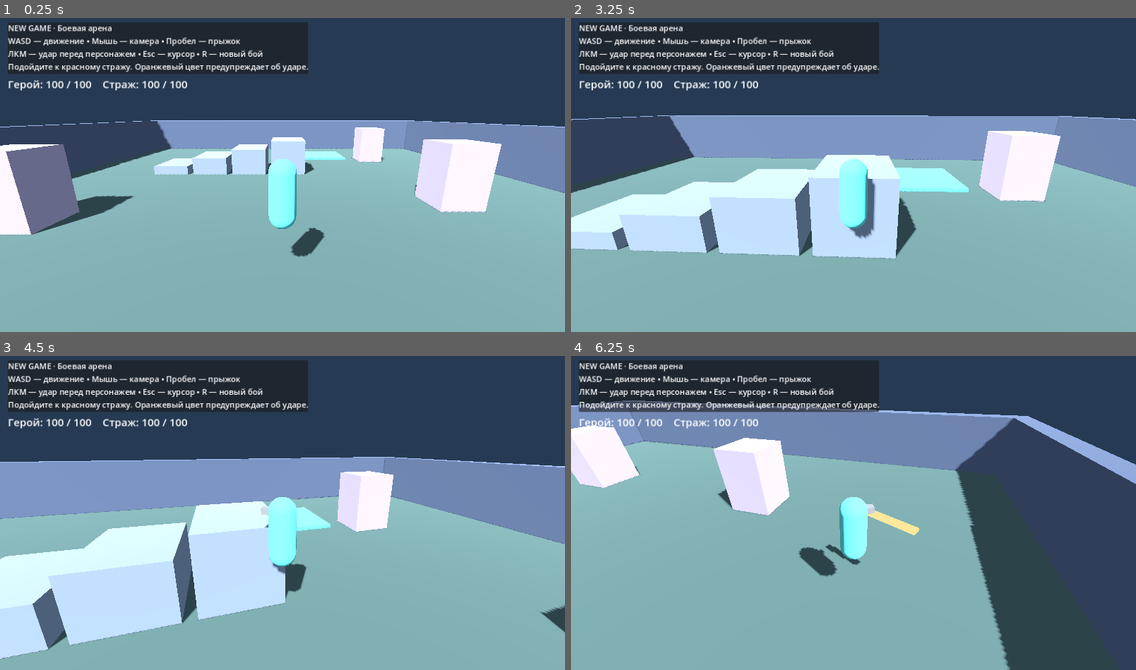
Above: before the commit, frames 1-4 (two rows, left to right).
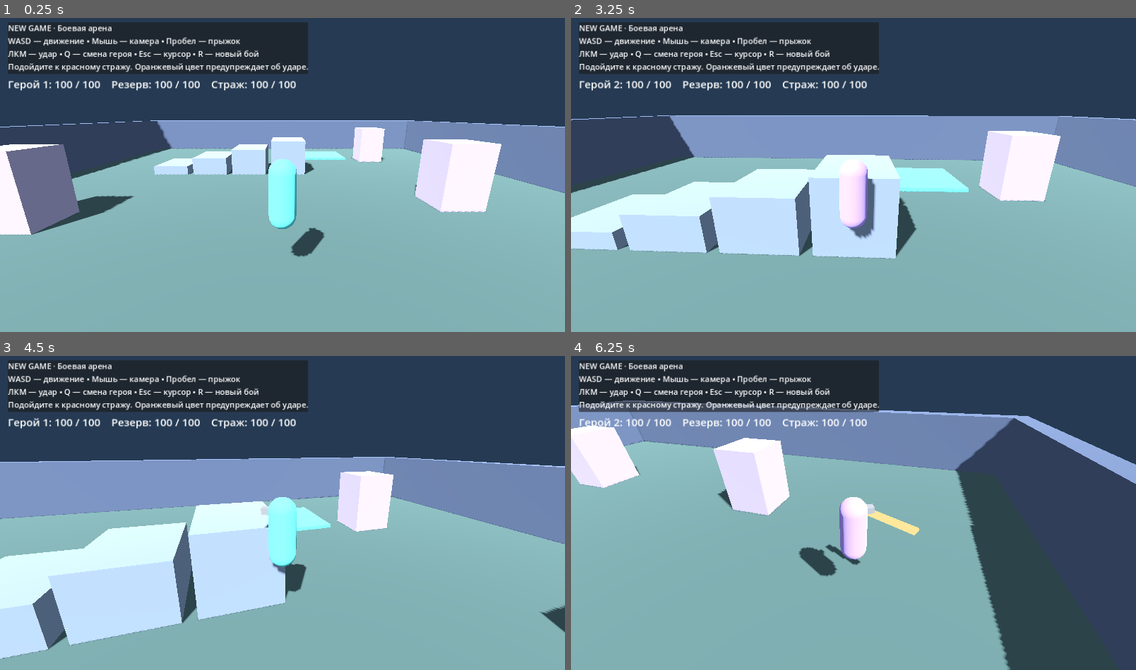
Above: after the commit, the same moments.

Repository: Yola1147/New-game
Game: Godot game, scene res://scenes/main.tscn
The game is run twice, just before and just after one commit, with the same random seed, the same clock (stepped at 60 frames per second) and the same inputs.
Inputs (mouse positions are in pixels of both pictures, inside the frame that each line leads up to):
- Up to frame 1 (0.25 s): no input
- Up to frame 2 (3.25 s): move the mouse to (881, 171) at 0.52 s; press the mouse at (881, 171) at 0.53 s; hold W (move_forward) from 0.53 s (still down); tap Space (jump) at 0.77, 1.07, 1.52, 1.55, 1.82, 2.1, 3.02 s; tap Q (switch_character, bound only after the commit) at 0.8, 1.35, 3.05 s; move the mouse to (825, 175) at 1.27 s; release the mouse at (825, 175) at 1.28 s; click (825, 175) at 1.42 s; move the mouse to (864, 168) at 2.02 s; press the mouse at (864, 168) at 2.03 s; move the mouse to (847, 178) at 2.77 s; release the mouse at (847, 178) at 2.78 s; click (847, 178) at 2.85 s
- Up to frame 3 (4.5 s): tap Space (jump) at 3.32, 3.77, 3.8, 4.07 s; move the mouse to (322, 516) at 3.52 s; hold Q (switch_character, bound only after the commit) 3.53-4.28 s; click (322, 516) at 3.67 s; tap Escape (release_mouse) at 4.15 s; move the mouse to (113, 462) at 4.27 s; release W (move_forward) at 4.28 s; hold A (move_left) from 4.28 s (still down); click (113, 462) at 4.35 s
- Up to frame 4 (6.25 s): tap Space (jump) at 4.52, 4.82, 5.85, 6.02 s; tap R (reset) at 4.9 s; move the mouse to (859, 509) at 5.02 s; release A (move_left) at 5.03 s; hold W (move_forward) 5.03-5.78 s; hold Q (switch_character, bound only after the commit) 5.03-5.78 s; click (859, 509) at 5.17 s; move the mouse to (830, 503) at 5.77 s; hold D (move_right) from 5.78 s (still down); click (830, 503) at 5.92 s

The runs differ from the first frame. In frame 1, 1.1% of the frame differs, in the area x 7-53%, y 10-24%; in frame 2, 2.1%, in the area x 7-53%, y 10-67%; in frame 3, 1.1%; in frame 4, 1.9%.

Commit message:
Add two-character switching with independent combat state

Diff:
--- a/scripts/main.gd
+++ b/scripts/main.gd
@@ -49,7 +49,7 @@
 	panel.position = Vector2(18, 18)
 	hud.add_child(panel)
 	var label := Label.new()
-	label.text = "NEW GAME · Боевая арена\nWASD — движение • Мышь — камера • Пробел — прыжок\nЛКМ — удар перед персонажем • Esc — курсор • R — новый бой\nПодойдите к красному стражу. Оранжевый цвет предупреждает об ударе."
+	label.text = "NEW GAME · Боевая арена\nWASD — движение • Мышь — камера • Пробел — прыжок\nЛКМ — удар • Q — смена героя • Esc — курсор • R — новый бой\nПодойдите к красному стражу. Оранжевый цвет предупреждает об ударе."
 	label.add_theme_font_size_override("font_size", 18)
 	panel.add_child(label)
 	status = Label.new()
@@ -64,7 +64,7 @@
 		var click := InputEventMouseButton.new()
 		click.button_index = MOUSE_BUTTON_LEFT
 		InputMap.action_add_event("attack", click)
-	var bindings := {"move_forward": KEY_W, "move_back": KEY_S, "move_left": KEY_A, "move_right": KEY_D, "jump": KEY_SPACE, "release_mouse": KEY_ESCAPE, "reset": KEY_R}
+	var bindings := {"move_forward": KEY_W, "move_back": KEY_S, "move_left": KEY_A, "move_right": KEY_D, "jump": KEY_SPACE, "release_mouse": KEY_ESCAPE, "reset": KEY_R, "switch_character": KEY_Q}
 	for action: String in bindings:
 		if not InputMap.has_action(action):
 			InputMap.add_action(action)
@@ -84,9 +84,11 @@
 func update_status() -> void:
 	if not is_instance_valid(status):
 		return
-	status.text = "Герой: %d / 100    Страж: %d / 100" % [player.health, enemy.health]
-	if player.health <= 0:
+	status.text = "Герой %d: %d / 100    Резерв: %d / 100    Страж: %d / 100" % [player.active_character + 1, player.health, player.reserve_health, enemy.health]
+	if player.party_defeated():
 		status.text += "\nПоражение. R — повторить бой"
+	elif player.health <= 0:
+		status.text += "\nГерой погиб. Q — выбрать живого героя; R — новый бой"
 	elif enemy.health <= 0:
 		status.text += "\nПобеда! R — повторить бой"
 
--- a/scripts/player.gd
+++ b/scripts/player.gd
@@ -10,6 +10,7 @@
 var health := MAX_HEALTH
 var attack_time := 0.0
 var attack_hit := false
+var attack_cancelled := false
 var invulnerability := 0.0
 var slash: MeshInstance3D
 var pivot: Node3D
@@ -17,6 +18,36 @@
 var visual: Node3D
 var spawn_position := Vector3(0, 2, 8)
 var input_enabled := true
+# Prototype party: one shared body/camera, two independent combat records.
+var active_character := 0
+var reserve_health := MAX_HEALTH
+var reserve_cooldown := 0.0
+var reserve_invulnerability := 0.0
+var body_material: StandardMaterial3D
+
+func switch_character() -> bool:
+	if reserve_health <= 0:
+		return false
+	var previous_health := health
+	var previous_cooldown := attack_time
+	var previous_invulnerability := invulnerability
+	health = reserve_health
+	attack_time = reserve_cooldown
+	invulnerability = reserve_invulnerability
+	reserve_health = previous_health
+	reserve_cooldown = previous_cooldown
+	reserve_invulnerability = previous_invulnerability
+	active_character = 1 - active_character
+	# Cancel the outgoing hit; its recovery continues while in reserve.
+	attack_hit = true
+	attack_cancelled = true
+	slash.visible = false
+	body_material.albedo_color = Color("67d9cf") if active_character == 0 else Color("b99aea")
+	health_changed.emit()
+	return true
+
+func party_defeated() -> bool:
+	return health <= 0 and reserve_health <= 0
 
 func _ready() -> void:
 	collision_layer = 2
@@ -37,6 +68,7 @@
 	mesh.position.y = 0.9
 	var material := StandardMaterial3D.new()
 	material.albedo_color = Color("67d9cf")
+	body_material = material
 	mesh.material_override = material
 	visual.add_child(mesh)
 	var marker := MeshInstance3D.new()
@@ -84,11 +116,15 @@
 			return
 	if event.is_action_pressed("attack") and Input.mouse_mode == Input.MOUSE_MODE_CAPTURED:
 		start_attack()
+	if event.is_action_pressed("switch_character") and not event.is_echo():
+		switch_character()
 	if event is InputEventMouseMotion and Input.mouse_mode == Input.MOUSE_MODE_CAPTURED:
 		pivot.rotation.y -= event.relative.x * 0.003
 		spring.rotation.x = clampf(spring.rotation.x - event.relative.y * 0.003, -1.15, 0.65)
 
 func _physics_process(delta: float) -> void:
+	reserve_cooldown = maxf(0.0, reserve_cooldown - delta)
+	reserve_invulnerability = maxf(0.0, reserve_invulnerability - delta)
 	invulnerability = maxf(0.0, invulnerability - delta)
 	if health <= 0:
 		return
@@ -98,7 +134,7 @@
 		if attack_time <= 0.30 and not attack_hit:
 			attack_hit = true
 			resolve_attack()
-		slash.visible = attack_time > 0.16
+		slash.visible = attack_time > 0.16 and not attack_cancelled
 	var input_axis := Input.get_vector("move_left", "move_right", "move_forward", "move_back") if input_enabled else Vector2.ZERO
 	var direction := pivot.global_basis * Vector3(input_axis.x, 0, input_axis.y)
 	direction.y = 0
@@ -124,6 +160,7 @@
 		return false
 	attack_time = 0.5
 	attack_hit = false
+	attack_cancelled = false
 	return true
 
 func resolve_attack() -> void:
@@ -151,8 +188,15 @@
 		defeated.emit()
 
 func reset_combat() -> void:
+	active_character = 0
+	reserve_health = MAX_HEALTH
+	reserve_cooldown = 0
+	reserve_invulnerability = 0
+	body_material.albedo_color = Color("67d9cf")
 	health = MAX_HEALTH
 	attack_time = 0
+	attack_hit = false
+	attack_cancelled = false
 	invulnerability = 0
 	slash.visible = false
 	respawn()
--- /dev/null
+++ b/tests/party.gd
@@ -0,0 +1,92 @@
+extends SceneTree
+
+var failures := 0
+
+func _initialize() -> void:
+	call_deferred("run")
+
+func check(condition: bool, message: String) -> void:
+	if not condition:
+		failures += 1
+		push_error(message)
+
+func frames(count: int) -> void:
+	for i in range(count):
+		await physics_frame
+
+func run() -> void:
+	var arena = load("res://scenes/main.tscn").instantiate()
+	root.add_child(arena)
+	var player = arena.player
+	var enemy = arena.enemy
+	player.input_enabled = false
+	enemy.set_physics_process(false)
+	await frames(90)
+	player.position = Vector3(0, 0, 5)
+	enemy.position = Vector3(0, 0, 3.3)
+	player.take_damage(20)
+	player.start_attack()
+	var at: Vector3 = player.position
+	var facing: float = player.visual.rotation.y
+	var camera: float = player.pivot.rotation.y
+	check(player.switch_character(), "Living reserve must be selectable")
+	check(player.health == 100 and player.reserve_health == 80, "Health must be independent")
+	check(player.position == at and player.visual.rotation.y == facing and player.pivot.rotation.y == camera, "Switch must preserve body and camera")
+	check(player.start_attack(), "Second hero has an independent cooldown")
+	check(player.switch_character(), "Switch back must succeed")
+	check(player.health == 80 and not player.start_attack(), "Switch must not heal or reset cooldown")
+	check(player.invulnerability > 0, "Own invulnerability must be preserved")
+	await frames(40)
+	check(enemy.health == 100, "Cancelled delayed hits must never resolve")
+	check(player.reserve_cooldown == 0 and player.attack_time == 0, "Both cooldowns must elapse")
+	check(player.start_attack(), "Attack must recover after switching")
+	await frames(20)
+	check(enemy.health == 75, "Recovered hero must hit exactly once")
+	player.switch_character()
+	player.switch_character()
+	await frames(20)
+	check(enemy.health == 75, "Switch after a hit must not duplicate damage")
+	player.invulnerability = 0
+	player.take_damage(100)
+	check(not player.party_defeated() and not player.start_attack(), "One death must leave reserve available")
+	check(player.switch_character() and player.health == 100, "Dead hero can be replaced by living reserve")
+	check(not player.switch_character(), "Dead reserve cannot be selected")
+	player.take_damage(100)
+	check(player.party_defeated() and not player.switch_character(), "Both deaths must defeat party")
+	check(arena.status.text.contains("Поражение"), "HUD must show party defeat")
+	arena.restart_battle()
+	check(player.active_character == 0 and player.health == 100 and player.reserve_health == 100, "R must restore both heroes and first selection")
+	check(player.attack_time == 0 and player.reserve_cooldown == 0 and player.invulnerability == 0 and player.reserve_invulnerability == 0, "R must clear all combat timers")
+	check(enemy.health == 100 and enemy.target == player, "R must restore enemy and shared target")
+	player.position = Vector3(0, 0, 5)
+	enemy.position = Vector3(0, 0, 3.3)
+	enemy.windup = 0.05
+	enemy.attack_direction = Vector3.BACK
+	player.switch_character()
+	enemy._physics_process(0.1)
+	check(player.health == 80 and player.reserve_health == 100, "Pending enemy swing must damage only the incoming active hero")
+	player.start_attack()
+	player.switch_character()
+	player.start_attack()
+	arena.restart_battle()
+	player.position = Vector3(0, 0, 5)
+	enemy.position = Vector3(0, 0, 3.3)
+	await frames(40)
+	check(enemy.health == 100 and player.attack_time == 0 and player.reserve_cooldown == 0, "R during both recoveries must prevent ghost hits")
+	# Exercise the actual Q binding, including echo rejection and disabled input.
+	player.input_enabled = true
+	var key := InputEventKey.new()
+	key.physical_keycode = KEY_Q
+	key.pressed = true
+	Input.parse_input_event(key)
+	await frames(2)
+	check(player.active_character == 1, "Q must switch through input")
+	key.echo = true
+	Input.parse_input_event(key)
+	await frames(2)
+	check(player.active_character == 1, "Key repeat must not cycle heroes")
+	key.pressed = false
+	key.echo = false
+	Input.parse_input_event(key)
+	print("PARTY RESULT: ", failures, " failures")
+	quit(1 if failures else 0)
Not shown, added: tests/party.gd.uid
Not shown, changed: ROADMAP.md
Not shown, changed: Run.ps1
